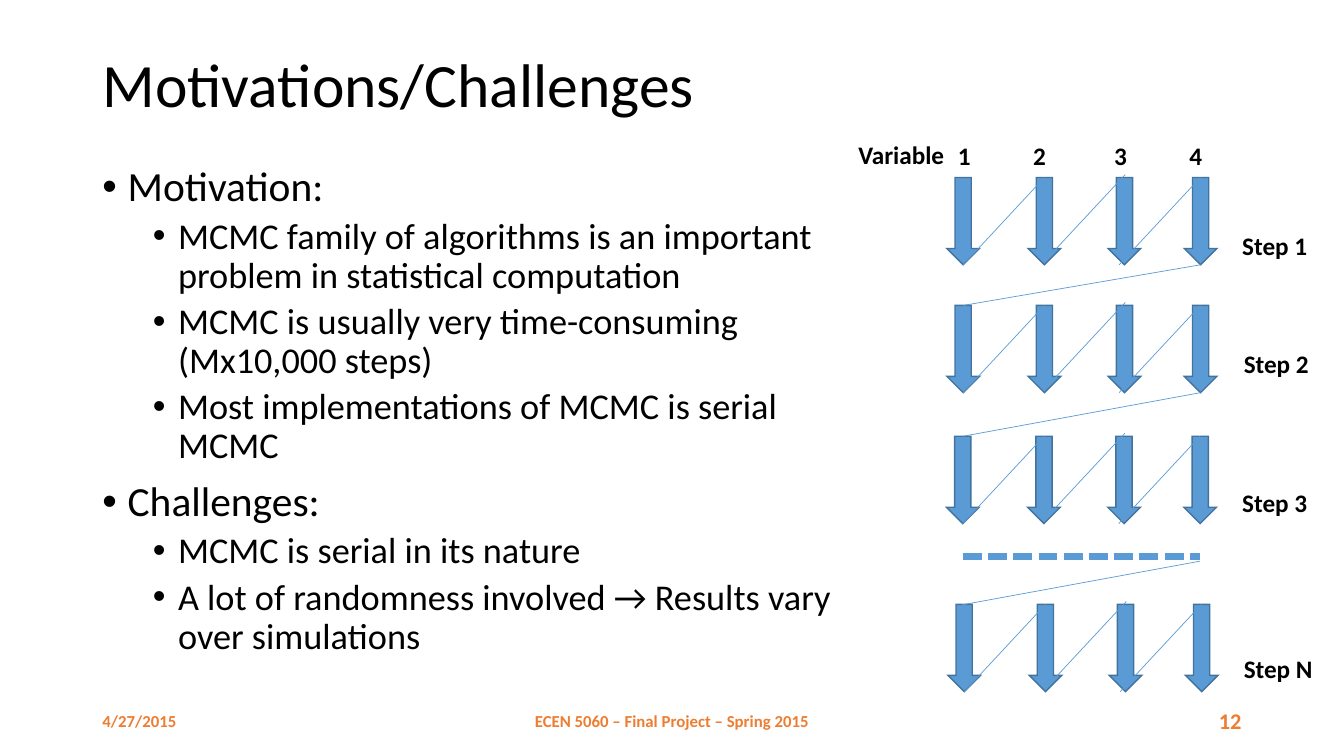
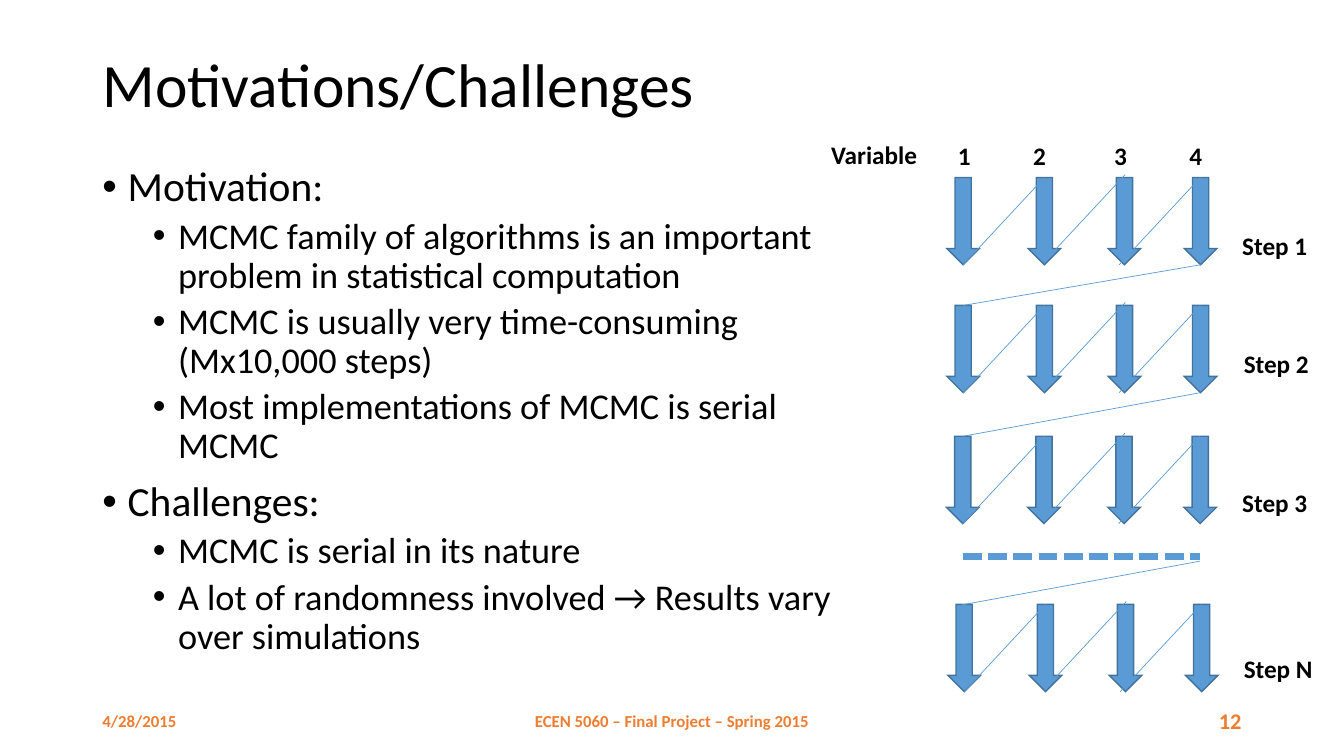
Before and after one commit to danhtuan/jdmcmc-mpi, a slide deck: slide 12 of report/Parallel MCMC.pptx. Drawn at 1344x756 pixels with LibreOffice and Linux fonts; fonts in the diff are those of the drawing; background and template pictures are left out. Boxes give left, top, right and bottom in pixels: in the first picture for what was removed or moved away, otherwise in the second. Text is boxed around its words. In the diff, an @@ line names an element or a change of style, - is before the commit and + after.

```diff
--- a/report/Parallel MCMC.pptx
+++ b/report/Parallel MCMC.pptx
@@ text "Variable": place and size @@
-text "Variable" at bbox=[858, 146, 944, 164]
+text "Variable" at bbox=[831, 146, 917, 164]
@@ text at bbox=[102, 715, 176, 728]: text changed @@
-4/27/2015
+4/28/2015
```
Also in this commit, not shown: 31 other slides changed, 2 slides added, 1 slide removed.
